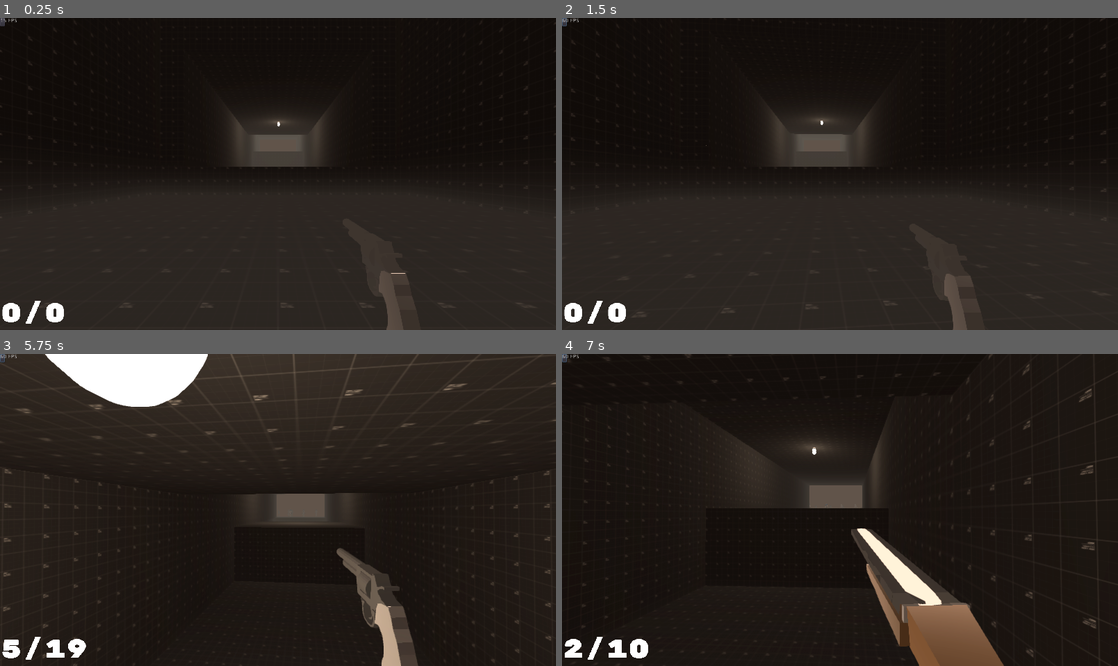
Above: before the commit, frames 1-4 (two rows, left to right).
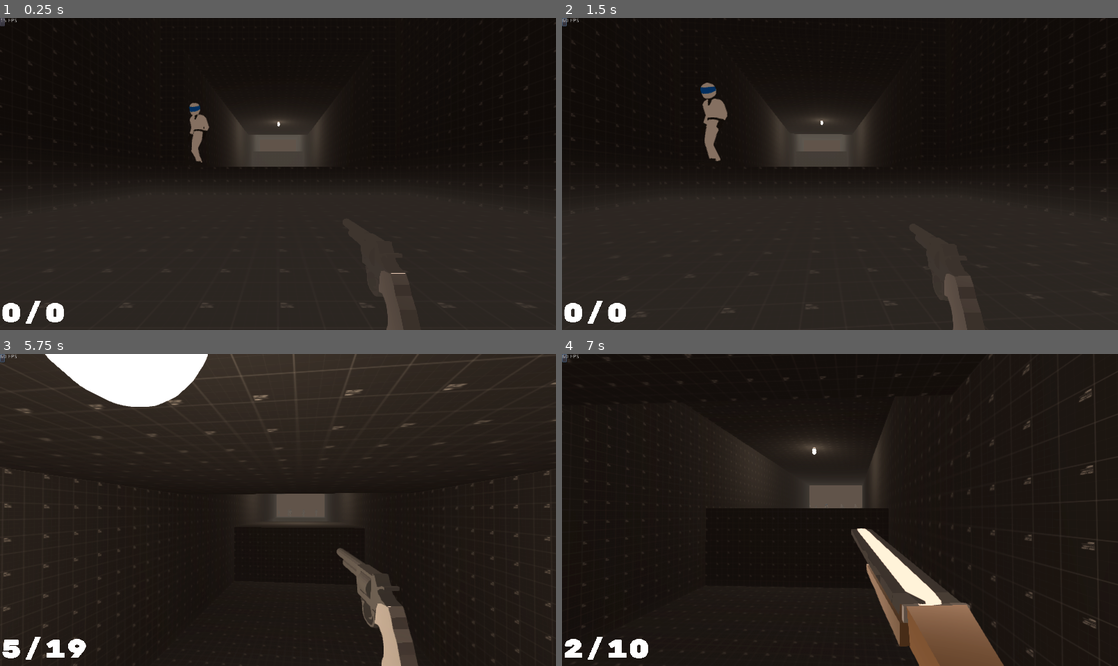
Above: after the commit, the same moments.

Repository: Loading64/Unrealimist
Game: Godot game, scene res://LVL1.tscn
The game is run twice, just before and just after one commit, with the same random seed, the same clock (stepped at 60 frames per second) and the same inputs.
Inputs (mouse positions are in pixels of both pictures, inside the frame that each line leads up to):
- Up to frame 1 (0.25 s): no input
- Up to frame 2 (1.5 s): click (562, 21) at 0.5 s; tap Enter at 1.25 s; move the mouse to (867, 174) at 1.27 s; hold W (move_forward) from 1.28 s (still down); hold Middle mouse button (Dash) from 1.28 s (still down)
- Up to frame 3 (5.75 s): keep holding W (move_forward); tap Space (jump) at 1.52, 2.27, 3.77, 4.52, 5.27 s; move the mouse to (250, 510) at 2.02 s; release Middle mouse button (Dash) at 2.03 s; tap 5 (Explosive_Select) at 2.1 s; move the mouse to (289, 503) at 2.77 s; tap 6 (Long_Range_Select) at 2.85 s; move the mouse to (272, 516) at 3.52 s; tap 1 (Melee_Select) at 3.6 s; move the mouse to (316, 513) at 4.27 s; tap 2 (Pistol_Select) at 4.35 s; move the mouse to (233, 506) at 5.02 s; click (233, 506) at 5.1 s
- Up to frame 4 (7 s): move the mouse to (845, 510) at 5.77 s; tap 4 (Rifle_Select) at 5.85 s; move the mouse to (817, 503) at 6.52 s; release W (move_forward) at 6.53 s; hold D (move_right) from 6.53 s (still down); tap 3 (Shotgun_Select) at 6.6 s; tap Space (jump) at 6.77 s

The runs differ from the first frame. In frame 1, 0.4% of the frame differs, in the area x 34-38%, y 27-47%; in frame 2, 0.6%, in the area x 24-30%, y 20-46%; in frame 3, less than 0.1%; in frame 4, less than 0.1%.

Commit message:
ragdoll functions starting to get it to apply impulse

Diff:
--- a/Badguy.gd
+++ b/Badguy.gd
@@ -1,9 +1,12 @@
 extends KinematicBody
 var enemy_health = 150
-var ragdoll = 0
+var ragdoll = false
+onready var player = get_owner().get_node("KinematicBody")
 func _ragdoll():
-	print("ragdollactivate")
+	return ragdoll
 
 func _process(delta):
 	if enemy_health <= 0:
-		_ragdoll()
+		ragdoll = true
+		if $CollisionShape:
+			$CollisionShape.queue_free()
--- a/Badguy.tscn
+++ b/Badguy.tscn
@@ -13,4 +13,4 @@
 transform = Transform( 1, 0, 0, 0, -3.93403e-08, -0.9, 0, 0.32, -1.39876e-08, 0, 1.3, 0 )
 shape = SubResource( 1 )
 
-[node name="scene" parent="." instance=ExtResource( 2 )]
+[node name="Model" parent="." instance=ExtResource( 2 )]
--- a/KinematicBody.gd
+++ b/KinematicBody.gd
@@ -243,6 +243,7 @@
 
 #This is for functioned called every frame/ and movement code.
 func _physics_process(delta):
+
 	_wallrun()
 	direction = Vector3()
 	full_contact = ground_check.is_colliding()
--- a/LVL1.tscn
+++ b/LVL1.tscn
@@ -208,7 +208,7 @@
 transform = Transform( 1, 0, 0, 0, 1, 0, 0, 0, 1, -3.8078, 9.71354, -125.832 )
 
 [node name="Badguy7" parent="." instance=ExtResource( 4 )]
-transform = Transform( 1, 0, 0, 0, 1, 0, 0, 0, 1, -3.8078, 9.71354, -139.832 )
+transform = Transform( 1, 0, 0, 0, 1, 0, 0, 0, 1, -3.8078, 2.71354, -6.832 )
 
 [node name="Badguy8" parent="." instance=ExtResource( 4 )]
 transform = Transform( 1, 0, 0, 0, 1, 0, 0, 0, 1, 1.1922, 9.71354, -139.832 )
--- a/Skeleton.gd
+++ b/Skeleton.gd
@@ -4,5 +4,9 @@
 
 # Called every frame. 'delta' is the elapsed time since the previous frame.
 func _process(delta):
-	if get_owner().get_owner()._ragdoll() == true:
+	if get_owner().get_owner()._ragdoll() == true: #call badguy script and check if hp => 0 if so activate the skeleton
 		physical_bones_start_simulation()
+
+	else:
+		pass
+		#print("ragdollnotactive")
--- a/enemy.tscn
+++ b/enemy.tscn
@@ -74,6 +74,9 @@
 [node name="Skeleton" parent="Sketchfab_model/Racerfbx/Object_2/RootNode/Object_4" index="0"]
 script = ExtResource( 3 )
 
+[node name="Object_6" parent="Sketchfab_model/Racerfbx/Object_2/RootNode/Object_4/Skeleton" index="0"]
+transform = Transform( 1, 0, 0, 0, 1, 0, 0, 0, 1, 0, 0, 0 )
+
 [node name="Physical Bone mixamorig_Hips_00" type="PhysicalBone" parent="Sketchfab_model/Racerfbx/Object_2/RootNode/Object_4/Skeleton" index="3"]
 transform = Transform( 1, 0, 0, 0, 1, 0, 0, 0, 1, -0.105516, 10.7537, -0.690046 )
 joint_type = 1
@@ -117,7 +120,7 @@
 shape = SubResource( 4 )
 
 [node name="Physical Bone mixamorig_Spine2_03" type="PhysicalBone" parent="Sketchfab_model/Racerfbx/Object_2/RootNode/Object_4/Skeleton" index="6"]
-transform = Transform( 1, 0, 0, 0, 0.999971, 0.0076022, 0, -0.0076022, 0.999971, -0.105516, 13.8233, -0.933022 )
+transform = Transform( 1, 0, 0, 0, 0.999971, 0.0076022, 0, -0.0076022, 0.999971, -0.105516, 13.8233, -0.933021 )
 joint_type = 1
 joint_offset = Transform( 1, 0, 0, 0, 1, 0, 0, 0, 1, 0, 9.53368e-07, 0.658862 )
 body_offset = Transform( 1, 0, 0, 0, 1, 4.65661e-10, 0, -4.65661e-10, 1, 0, -9.53674e-07, -0.658862 )
@@ -131,7 +134,7 @@
 shape = SubResource( 5 )
 
 [node name="Physical Bone mixamorig_Neck_04" type="PhysicalBone" parent="Sketchfab_model/Racerfbx/Object_2/RootNode/Object_4/Skeleton" index="7"]
-transform = Transform( 1, 0, 0, 0, 1, 0, 0, 0, 1, -0.105516, 15.146, -0.560013 )
+transform = Transform( 1, 0, 0, 0, 1, 0, 0, 0, 1, -0.105516, 15.146, -0.560012 )
 joint_type = 1
 joint_offset = Transform( 1, 0, 0, 0, 1, 0, 0, 0, 1, 0, 0, 0.275816 )
 body_offset = Transform( 1, 0, 0, 0, 1, 0, 0, 0, 1, 0, 0, -0.275816 )
@@ -159,10 +162,10 @@
 shape = SubResource( 7 )
 
 [node name="Physical Bone mixamorig_LeftShoulder_07" type="PhysicalBone" parent="Sketchfab_model/Racerfbx/Object_2/RootNode/Object_4/Skeleton" index="9"]
-transform = Transform( -0.0015639, 0.923599, -0.383357, -0.00760762, -0.383357, -0.923569, -0.99997, 0.00147203, 0.00762589, 0.672993, 15.4718, -0.287899 )
-joint_type = 1
-joint_offset = Transform( 1, 0, 0, 0, 1, 0, 0, 0, 1, -5.82036e-08, 9.59547e-07, 0.601746 )
-body_offset = Transform( 1, -5.00586e-09, -2.32831e-09, 5.58794e-09, 1, -9.75888e-09, -9.31323e-10, 1.99161e-08, 1, 5.96046e-08, -9.53674e-07, -0.601746 )
+transform = Transform( -0.0015639, 0.923599, -0.383357, -0.00760761, -0.383357, -0.923569, -0.99997, 0.00147204, 0.00762589, 0.672993, 15.4718, -0.287899 )
+joint_type = 1
+joint_offset = Transform( 1, 0, 0, 0, 1, 0, 0, 0, 1, -5.45609e-08, 9.59541e-07, 0.601746 )
+body_offset = Transform( 1, -1.3737e-08, -8.3819e-09, 8.61473e-09, 1, -9.74978e-09, -5.58794e-09, 1.99825e-08, 1, 5.96046e-08, -9.53674e-07, -0.601746 )
 bone_name = "mixamorig_LeftShoulder_07"
 joint_constraints/bias = 0.3
 joint_constraints/damping = 1.0
@@ -173,10 +176,10 @@
 shape = SubResource( 8 )
 
 [node name="Physical Bone mixamorig_LeftArm_08" type="PhysicalBone" parent="Sketchfab_model/Racerfbx/Object_2/RootNode/Object_4/Skeleton" index="10"]
-transform = Transform( -0.0212865, 0.681642, -0.731377, -0.0551174, -0.731228, -0.6799, -0.998253, 0.0258388, 0.0531354, 2.4671, 14.1499, -0.347889 )
-joint_type = 1
-joint_offset = Transform( 1, 0, 0, 0, 1, 0, 0, 0, 1, -0.0635923, -0.843638, 0.464241 )
-body_offset = Transform( 1, -2.04891e-08, 1.37836e-07, -1.86265e-09, 0.999999, -5.404e-07, 3.72529e-09, -6.89412e-07, 1, 0.0635922, 0.843637, -0.464242 )
+transform = Transform( -0.0212865, 0.681642, -0.731377, -0.0551174, -0.731228, -0.6799, -0.998253, 0.0258388, 0.0531352, 2.46706, 14.1499, -0.347889 )
+joint_type = 1
+joint_offset = Transform( 1, 0, 0, 0, 1, 0, 0, 0, 1, -0.0635932, -0.843613, 0.464215 )
+body_offset = Transform( 1, -2.6077e-08, 3.46452e-07, -1.86265e-09, 0.999999, -1.02352e-06, 3.72529e-09, -9.28645e-07, 0.999999, 0.063593, 0.843613, -0.464215 )
 bone_name = "mixamorig_LeftArm_08"
 joint_constraints/bias = 0.3
 joint_constraints/damping = 1.0
@@ -187,10 +190,10 @@
 shape = SubResource( 9 )
 
 [node name="Physical Bone mixamorig_LeftForeArm_09" type="PhysicalBone" parent="Sketchfab_model/Racerfbx/Object_2/RootNode/Object_4/Skeleton" index="11"]
-transform = Transform( -0.0161542, 0.670523, -0.741713, -0.0606208, -0.741102, -0.66865, -0.99803, 0.0341618, 0.0526195, 4.00695, 12.1516, -0.270271 )
-joint_type = 1
-joint_offset = Transform( 1, 0, 0, 0, 1, 0, 0, 0, 1, -0.0699412, -0.855045, 0.240757 )
-body_offset = Transform( 1, -8.19564e-08, -3.72529e-09, 0, 1, -4.28408e-08, 0, 1.09314e-07, 1, 0.0699412, 0.855045, -0.240757 )
+transform = Transform( -0.0161542, 0.670523, -0.741713, -0.0606208, -0.741102, -0.66865, -0.99803, 0.034162, 0.0526195, 4.00695, 12.1516, -0.270272 )
+joint_type = 1
+joint_offset = Transform( 1, 0, 0, 0, 1, 0, 0, 0, 1, -0.0699415, -0.855045, 0.240757 )
+body_offset = Transform( 1, -3.31551e-07, -3.72529e-09, 0, 1, -4.28408e-08, 0, 2.41445e-07, 1, 0.0699412, 0.855045, -0.240757 )
 bone_name = "mixamorig_LeftForeArm_09"
 joint_constraints/bias = 0.3
 joint_constraints/damping = 1.0
@@ -204,7 +207,7 @@
 transform = Transform( -0.00475931, -0.923599, 0.38333, 0.00762691, -0.383357, -0.923569, 0.999959, -0.00147205, 0.00886879, -0.88401, 15.4718, -0.290419 )
 joint_type = 1
 joint_offset = Transform( 1, 0, 0, 0, 1, 0, 0, 0, 1, -2.98023e-08, 4.77319e-07, 0.601746 )
-body_offset = Transform( 1, -9.31323e-10, 0, -3.49246e-10, 1, -8.00355e-10, -9.31323e-10, 8.76025e-08, 1, 2.98023e-08, -4.76837e-07, -0.601746 )
+body_offset = Transform( 1, -1.86265e-09, 0, -3.49246e-10, 1, -8.00355e-10, -9.31323e-10, 2.06812e-07, 1, 2.98023e-08, -4.76837e-07, -0.601746 )
 bone_name = "mixamorig_RightShoulder_011"
 joint_constraints/bias = 0.3
 joint_constraints/damping = 1.0
@@ -215,10 +218,10 @@
 shape = SubResource( 11 )
 
 [node name="Physical Bone mixamorig_RightArm_012" type="PhysicalBone" parent="Sketchfab_model/Racerfbx/Object_2/RootNode/Object_4/Skeleton" index="13"]
-transform = Transform( -0.032053, -0.681522, 0.731093, 0.0733964, -0.731101, -0.678309, 0.996784, 0.0319177, 0.0734554, -2.67797, 13.5712, -0.378594 )
-joint_type = 1
-joint_offset = Transform( 1, 0, 0, 0, 1, 0, 0, 0, 1, 0.127023, -1.26526, 0.0750168 )
-body_offset = Transform( 0.999997, -9.68575e-08, -1.04308e-07, -4.47035e-08, 1, 8.28877e-07, 0, -2.85683e-07, 0.999998, -0.127022, 1.26526, -0.075017 )
+transform = Transform( -0.0320528, -0.681522, 0.731091, 0.073396, -0.731101, -0.678308, 0.996779, 0.0319175, 0.073455, -2.67797, 13.5712, -0.378594 )
+joint_type = 1
+joint_offset = Transform( 1, 0, 0, 0, 1, 0, 0, 0, 1, 0.127023, -1.26526, 0.0750169 )
+body_offset = Transform( 0.999991, -3.12924e-07, -4.09782e-07, -1.15484e-07, 1, 1.53133e-06, 2.23517e-08, -3.00584e-07, 0.999996, -0.127022, 1.26526, -0.075017 )
 bone_name = "mixamorig_RightArm_012"
 joint_constraints/bias = 0.3
 joint_constraints/damping = 1.0
@@ -229,10 +232,10 @@
 shape = SubResource( 12 )
 
 [node name="Physical Bone mixamorig_RightForeArm_013" type="PhysicalBone" parent="Sketchfab_model/Racerfbx/Object_2/RootNode/Object_4/Skeleton" index="14"]
-transform = Transform( -0.0331427, -0.670582, 0.741093, 0.0722276, -0.741167, -0.667422, 0.996837, 0.0314072, 0.0729991, -4.21729, 12.1502, -0.281012 )
+transform = Transform( -0.0331427, -0.670582, 0.741093, 0.0722274, -0.741167, -0.667422, 0.996837, 0.0314072, 0.0729991, -4.21729, 12.1502, -0.281012 )
 joint_type = 1
 joint_offset = Transform( 1, 0, 0, 0, 1, 0, 0, 0, 1, 0.0833332, -0.855126, 0.242078 )
-body_offset = Transform( 1, 3.72529e-08, -7.45058e-09, 1.00583e-07, 0.999998, -1.60653e-08, 8.9407e-08, 3.72529e-09, 1, -0.0833331, 0.855124, -0.242078 )
+body_offset = Transform( 1, 2.6077e-08, -7.45058e-09, 1.82539e-07, 0.999998, -1.60653e-08, 1.63913e-07, 2.71248e-07, 1, -0.0833331, 0.855124, -0.242078 )
 bone_name = "mixamorig_RightForeArm_013"
 joint_constraints/bias = 0.3
 joint_constraints/damping = 1.0
@@ -245,8 +248,8 @@
 [node name="Physical Bone mixamorig_LeftFoot_017" type="PhysicalBone" parent="Sketchfab_model/Racerfbx/Object_2/RootNode/Object_4/Skeleton" index="15"]
 transform = Transform( -0.982307, 0.187263, -0.00215837, -0.0986204, -0.507458, 0.856014, 0.159204, 0.841082, 0.516947, 1.71672, 0.602859, -1.08966 )
 joint_type = 1
-joint_offset = Transform( 1, 0, 0, 0, 1, 0, 0, 0, 1, -1.19209e-07, -1.78814e-06, 0.97869 )
-body_offset = Transform( 1, 0, 0, -2.98023e-08, 1, 0, 2.98023e-08, 5.96046e-08, 1, 1.19209e-07, 1.78814e-06, -0.97869 )
+joint_offset = Transform( 1, 0, 0, 0, 1, 0, 0, 0, 1, -1.19209e-07, -2.38419e-06, 0.97869 )
+body_offset = Transform( 1, 0, 0, -2.98023e-08, 1, 0, 2.98023e-08, 5.96046e-08, 1, 1.19209e-07, 2.38419e-06, -0.97869 )
 bone_name = "mixamorig_LeftFoot_017"
 joint_constraints/bias = 0.3
 joint_constraints/damping = 1.0
@@ -257,10 +260,10 @@
 shape = SubResource( 16 )
 
 [node name="Physical Bone mixamorig_LeftToeBase_018" type="PhysicalBone" parent="Sketchfab_model/Racerfbx/Object_2/RootNode/Object_4/Skeleton" index="16"]
-transform = Transform( -0.982103, 0.153595, -0.109002, -0.114277, -0.0259105, 0.993108, 0.149713, 0.987792, 0.0429992, 2.12062, 0.0877616, 1.04702 )
-joint_type = 1
-joint_offset = Transform( 1, 0, 0, 0, 1, 0, 0, 0, 1, -5.97733e-07, -2.69769e-09, 0.362079 )
-body_offset = Transform( 1, -1.93715e-07, 4.65661e-09, 2.98023e-08, 0.999998, 7.45058e-09, -1.95578e-08, 2.6077e-08, 0.999997, 5.96046e-07, 0, -0.362078 )
+transform = Transform( -0.982103, 0.153595, -0.109002, -0.114277, -0.0259103, 0.993104, 0.149713, 0.987787, 0.042999, 2.12062, 0.0877617, 1.04702 )
+joint_type = 1
+joint_offset = Transform( 1, 0, 0, 0, 1, 0, 0, 0, 1, -5.90988e-07, 4.04661e-09, 0.362081 )
+body_offset = Transform( 1, -5.51343e-07, -1.39698e-08, 2.98023e-08, 0.999994, -1.11759e-08, -4.19095e-08, 8.19564e-08, 0.999993, 5.96046e-07, 0, -0.362078 )
 bone_name = "mixamorig_LeftToeBase_018"
 joint_constraints/bias = 0.3
 joint_constraints/damping = 1.0
@@ -271,10 +274,10 @@
 shape = SubResource( 17 )
 
 [node name="Physical Bone mixamorig_RightFoot_022" type="PhysicalBone" parent="Sketchfab_model/Racerfbx/Object_2/RootNode/Object_4/Skeleton" index="17"]
-transform = Transform( -0.982496, -0.186247, 0.0030568, 0.0983374, -0.504677, 0.857687, -0.158199, 0.842976, 0.51416, -1.92865, 0.596658, -1.10002 )
-joint_type = 1
-joint_offset = Transform( 1, 0, 0, 0, 1, 0, 0, 0, 1, 1.09297e-06, -1.12963e-06, 0.984003 )
-body_offset = Transform( 0.999998, -1.19209e-07, -1.41561e-07, 7.45058e-08, 0.999997, 1.78814e-07, -5.21541e-08, -2.38419e-07, 0.999998, -9.53674e-07, 9.53674e-07, -0.984001 )
+transform = Transform( -0.982492, -0.186245, 0.00305681, 0.098337, -0.504675, 0.857687, -0.158198, 0.842972, 0.514159, -1.92865, 0.596662, -1.10002 )
+joint_type = 1
+joint_offset = Transform( 1, 0, 0, 0, 1, 0, 0, 0, 1, 2.06132e-06, -3.0966e-06, 0.983997 )
+body_offset = Transform( 0.999994, -4.32134e-07, -1.56462e-07, 5.96046e-08, 0.999992, 1.78814e-07, -7.45058e-09, -5.36442e-07, 0.999998, -1.90735e-06, 2.92063e-06, -0.983995 )
 bone_name = "mixamorig_RightFoot_022"
 joint_constraints/bias = 0.3
 joint_constraints/damping = 1.0
@@ -285,10 +288,10 @@
 shape = SubResource( 20 )
 
 [node name="Physical Bone mixamorig_RightToeBase_023" type="PhysicalBone" parent="Sketchfab_model/Racerfbx/Object_2/RootNode/Object_4/Skeleton" index="18"]
-transform = Transform( -0.982329, -0.153862, 0.106573, 0.111832, -0.0259097, 0.993389, -0.150084, 0.987753, 0.0426585, -2.3307, 0.0883637, 1.04948 )
-joint_type = 1
-joint_offset = Transform( 1, 0, 0, 0, 1, 0, 0, 0, 1, 4.72461e-07, 1.19209e-07, 0.361441 )
-body_offset = Transform( 1, 2.98023e-08, 1.21072e-08, -2.83122e-07, 1, 0, -1.39698e-08, -3.72529e-09, 1, -4.76837e-07, -1.19209e-07, -0.361441 )
+transform = Transform( -0.982329, -0.153862, 0.106573, 0.111832, -0.0259097, 0.993389, -0.150084, 0.987753, 0.0426585, -2.33069, 0.088362, 1.04948 )
+joint_type = 1
+joint_offset = Transform( 1, 0, 0, 0, 1, 0, 0, 0, 1, 2.1387e-06, 1.19211e-07, 0.361442 )
+body_offset = Transform( 1, 2.98023e-08, 1.95578e-08, -7.45058e-07, 1, 0, -1.21072e-08, -3.72529e-09, 1, -2.14577e-06, -1.19209e-07, -0.361442 )
 bone_name = "mixamorig_RightToeBase_023"
 joint_constraints/bias = 0.3
 joint_constraints/damping = 1.0
Empty file added: Camera.gd
